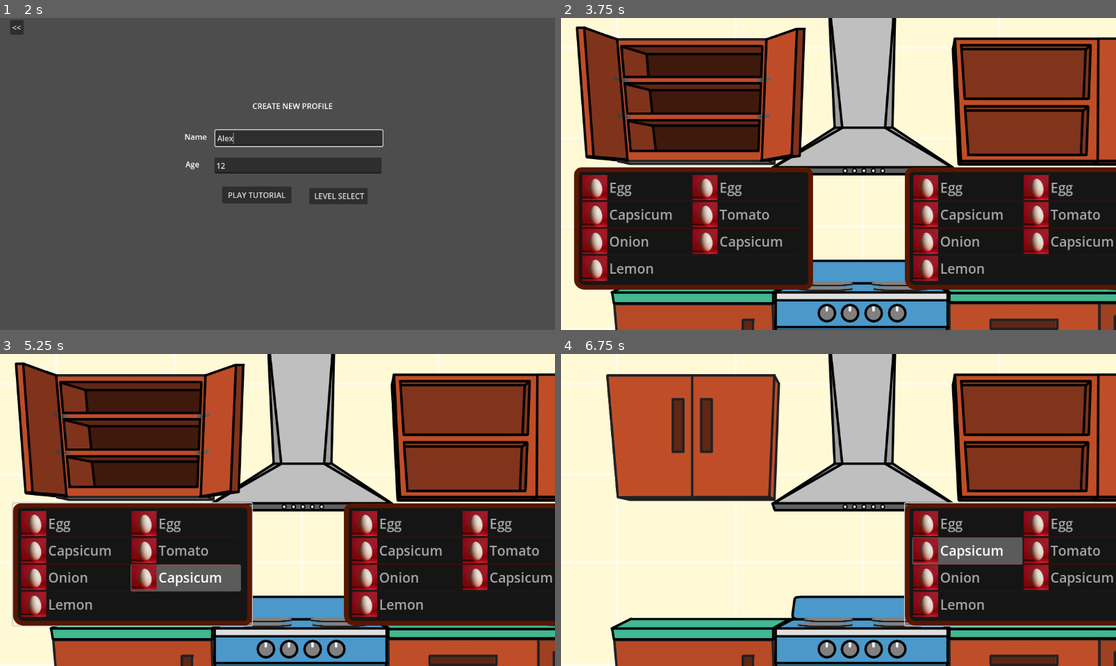
Above: before the commit, frames 1-4 (two rows, left to right).
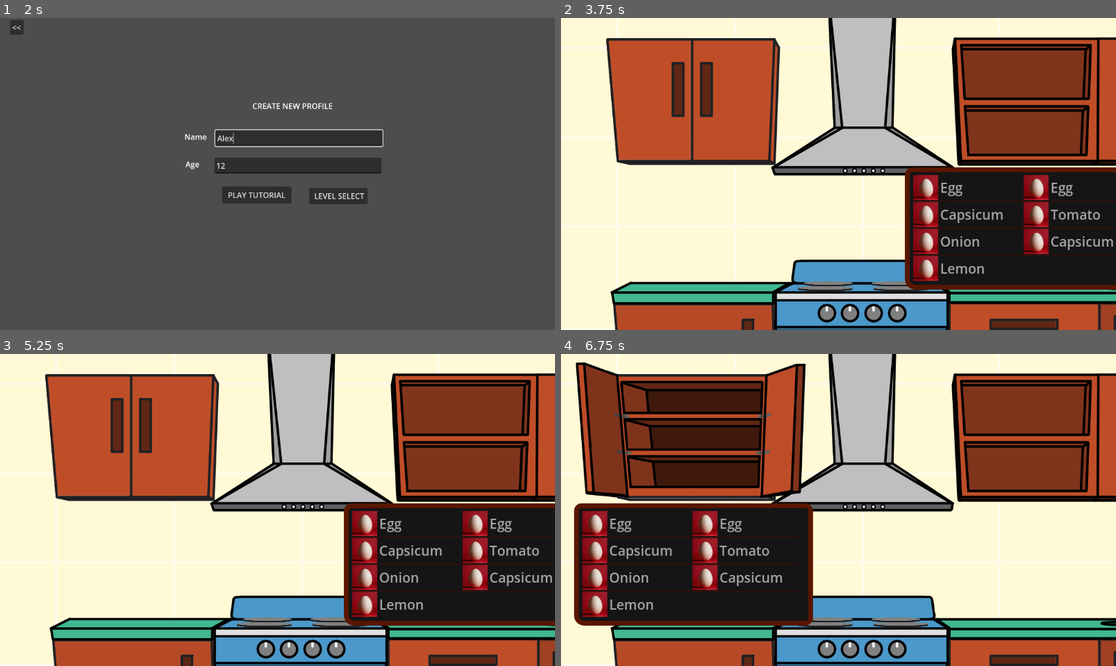
Above: after the commit, the same moments.

Repository: onhardcope/adhd-cooking-game
Game: Godot game, scene res://MainMenu/main_menu.tscn
Same seed, same stepped clock (60 frames per second), same inputs: the game is played once before the commit and once after it.
Inputs (mouse positions are in pixels of both pictures, inside the frame that each line leads up to):
- Up to frame 1 (2 s): click "NEW" at 0.5 s; click (299, 164) at 1.27 s; type "12" at 1.35 s; click (299, 139) at 1.5 s; type "Alex" at 1.58 s
- Up to frame 2 (3.75 s): click "PLAY TUTORIAL" at 2 s; tap Enter at 2.75 s; move the mouse to (694, 99) at 2.77 s; click (694, 99) at 2.92 s; tap Space at 3.5 s; move the mouse to (1027, 99) at 3.52 s; click (1027, 99) at 3.67 s
- Up to frame 3 (5.25 s): tap Enter at 4.25 s; move the mouse to (333, 441) at 4.27 s; click (333, 441) at 4.42 s; tap Space at 5 s; move the mouse to (249, 572) at 5.02 s; click (249, 572) at 5.17 s
- Up to frame 4 (6.75 s): tap Enter at 5.75 s; move the mouse to (1005, 556) at 5.77 s; click (1005, 556) at 5.92 s; tap Space at 6.5 s; move the mouse to (672, 463) at 6.52 s; click (672, 463) at 6.67 s

Frame 1 is identical in both runs. In frame 2, 30% of the frame differs, in the area x 2-46%, y 2-88%; in frame 3, 31%; in frame 4, 45%, in the area x 2-100%, y 2-88%.

Commit message:
Added ingredient transfer between the kitchen components and the selection list

Diff:
--- a/Kitchen/kitchen.gd
+++ b/Kitchen/kitchen.gd
@@ -1,5 +1,6 @@
 extends Node2D
 
+#setting up variables for each component sprite
 @onready var fridge_sprite: AnimatedSprite2D = %"Fridge"
 @onready var top_left_sprite: AnimatedSprite2D = %"TopLeft"
 @onready var top_right_sprite: AnimatedSprite2D = %"TopRight"
@@ -10,22 +11,64 @@
 @onready var bottom_middle_2_sprite: AnimatedSprite2D = %"BottomMiddle2"
 @onready var bottom_middle_1_sprite: AnimatedSprite2D = %"BottomMiddle1"
 
-
+#array of all component sprites
 @onready var all_sprites: Array = [fridge_sprite,
 								top_left_sprite, top_right_sprite, top_middle_sprite,
 								bottom_left_sprite, bottom_right_sprite,
 								bottom_middle_3_sprite, bottom_middle_2_sprite, bottom_middle_1_sprite]
 
+#setting up variable for selection_list
+@onready var selection_list: ItemList = %"SelectionList"
+
+#index of the component that is open
+#-1 if no component is open
+var open_component_idx: int = -1
 
 #opening and closing components when clicked
-func _on_animated_component_area_input_event(viewport: Node, event: InputEvent, shape_idx: int, component_sprite_idx: int) -> void:
+#showing and hiding component lists
+func _on_component_input_event(viewport: Node, event: InputEvent, shape_idx: int, component_sprite_idx: int) -> void:
 	if (event is InputEventMouseButton and event.pressed and event.button_index == MOUSE_BUTTON_LEFT):
 		var component_sprite: AnimatedSprite2D = all_sprites[component_sprite_idx]
-		var current_frame = ( component_sprite.frame + 1) % 2
-		component_sprite.set_frame_and_progress(current_frame, current_frame)
+		var component_list: ItemList = component_sprite.get_child(1)
 
-		var component_list: ItemList = component_sprite.get_child(1)
-		if (component_list.visible == true):
+		if (open_component_idx != component_sprite_idx):
+			if (open_component_idx >= 0):
+				var open_component_sprite: AnimatedSprite2D = all_sprites[open_component_idx]
+				var open_component_list: ItemList = open_component_sprite.get_child(1)
+				open_component_sprite.set_frame_and_progress(0, 0)
+				open_component_list.visible = false
+
+			component_sprite.set_frame_and_progress(1, 1)
+			component_list.visible = true
+			open_component_idx = component_sprite_idx
+
+		else:
+			component_sprite.set_frame_and_progress(0, 0)
 			component_list.visible = false
+			open_component_idx = -1
+
+#show and hide selection list on icon click
+func _on_show_selection_input_event(viewport: Node, event: InputEvent, shape_idx: int) -> void:
+	if (event is InputEventMouseButton and event.pressed and event.button_index == MOUSE_BUTTON_LEFT):
+		print("yes")
+		if (selection_list.visible):
+			selection_list.visible = false
 		else:
-			component_list.visible = true
+			selection_list.visible = true
+
+#transfer item: FROM open component TO selection list
+func _on_component_list_item_selected(index: int) -> void:
+	var open_component_list: ItemList = all_sprites[open_component_idx].get_child(1)
+	var ingredient_name: String = open_component_list.get_item_text(index)
+	var ingredient_icon: Texture2D = open_component_list.get_item_icon(index)
+	open_component_list.remove_item(index)
+	selection_list.add_item(ingredient_name, ingredient_icon)
+
+#transfer item: FROM selection list TO open component ONLY IF a component is open
+func _on_selection_list_item_clicked(index: int, at_position: Vector2, mouse_button_index: int) -> void:
+	if (open_component_idx >= 0):
+		var open_component_list: ItemList = all_sprites[open_component_idx].get_child(1)
+		var ingredient_name: String = selection_list.get_item_text(index)
+		var ingredient_icon: Texture2D = selection_list.get_item_icon(index)
+		selection_list.remove_item(index)
+		open_component_list.add_item(ingredient_name, ingredient_icon)
--- a/Kitchen/kitchen.tscn
+++ b/Kitchen/kitchen.tscn
@@ -25,6 +25,7 @@
 [ext_resource type="Texture2D" uid="uid://btdminulx32ad" path="res://Assets/Kitchen/Cupboard/bottom_middle_1_0.png" id="13_k6uhc"]
 [ext_resource type="Texture2D" uid="uid://dd2evowsfci0b" path="res://Assets/Kitchen/Cupboard/bottom_middle_1_1.png" id="14_yhxht"]
 [ext_resource type="Texture2D" uid="uid://p5h34agev3lv" path="res://Assets/Kitchen/oven_0.png" id="18_otvpp"]
+[ext_resource type="Texture2D" uid="uid://c18swsygcwxey" path="res://Assets/Kitchen/Ingredients/show_selection.png" id="27_pgrcc"]
 
 [sub_resource type="SpriteFrames" id="SpriteFrames_u2pr6"]
 animations = [{
@@ -197,6 +198,48 @@
 "name": &"default",
 "speed": 5.0
 }]
+
+[sub_resource type="SpriteFrames" id="SpriteFrames_u0f7i"]
+animations = [{
+"frames": [{
+"duration": 1.0,
+"texture": ExtResource("27_pgrcc")
+}],
+"loop": true,
+"name": &"default",
+"speed": 5.0
+}]
+
+[sub_resource type="RectangleShape2D" id="RectangleShape2D_e2gtl"]
+size = Vector2(116, 116)
+
+[sub_resource type="StyleBoxFlat" id="StyleBoxFlat_fdpb0"]
+content_margin_left = 25.0
+content_margin_top = 18.0
+content_margin_right = 25.0
+content_margin_bottom = 25.0
+bg_color = Color(0.0862745, 0.0862745, 0.0862745, 0.87451)
+border_width_left = 15
+border_width_top = 8
+border_width_right = 15
+border_width_bottom = 15
+border_color = Color(0.515097, 0.136039, 4.81308e-08, 1)
+corner_radius_bottom_right = 15
+corner_radius_bottom_left = 15
+
+[sub_resource type="StyleBoxFlat" id="StyleBoxFlat_t2t3g"]
+bg_color = Color(0.160784, 0.160784, 0.160784, 0.980392)
+border_width_left = 15
+border_width_top = 15
+border_width_right = 15
+border_width_bottom = 7
+border_color = Color(0.513726, 0.137255, 0, 1)
+corner_radius_top_left = 15
+corner_radius_top_right = 15
+
+[sub_resource type="LabelSettings" id="LabelSettings_5s0ey"]
+font_size = 45
+font_color = Color(0.76662, 0.76662, 0.76662, 1)
 
 [node name="Kitchen" type="Node2D"]
 script = ExtResource("1_e7fpt")
@@ -250,7 +293,9 @@
 
 [node name="TopRight" type="AnimatedSprite2D" parent="Cupboards"]
 unique_name_in_owner = true
+position = Vector2(-1, 0)
 sprite_frames = SubResource("SpriteFrames_fdaal")
+frame_progress = 0.345125
 centered = false
 
 [node name="TopRightArea" type="Area2D" parent="Cupboards/TopRight"]
@@ -391,12 +436,61 @@
 sprite_frames = SubResource("SpriteFrames_cncco")
 centered = false
 
-[connection signal="input_event" from="Fridge/FridgeArea" to="." method="_on_animated_component_area_input_event" binds= [0]]
-[connection signal="input_event" from="Cupboards/TopLeft/TopLeftArea" to="." method="_on_animated_component_area_input_event" binds= [1]]
-[connection signal="input_event" from="Cupboards/TopRight/TopRightArea" to="." method="_on_animated_component_area_input_event" binds= [2]]
-[connection signal="input_event" from="Cupboards/TopMiddle/TopMiddleArea" to="." method="_on_animated_component_area_input_event" binds= [3]]
-[connection signal="input_event" from="Cupboards/BottomLeft/BottomLeftArea" to="." method="_on_animated_component_area_input_event" binds= [4]]
-[connection signal="input_event" from="Cupboards/BottomRight/BottomRightArea" to="." method="_on_animated_component_area_input_event" binds= [5]]
-[connection signal="input_event" from="Cupboards/BottomMiddle3/BottomMiddle3Area" to="." method="_on_animated_component_area_input_event" binds= [6]]
-[connection signal="input_event" from="Cupboards/BottomMiddle2/BottomMiddle2Area" to="." method="_on_animated_component_area_input_event" binds= [7]]
-[connection signal="input_event" from="Cupboards/BottomMiddle1/BottomMiddle1Area" to="." method="_on_animated_component_area_input_event" binds= [8]]
+[node name="ShowSelectionSprite" type="AnimatedSprite2D" parent="."]
+unique_name_in_owner = true
+position = Vector2(1586, 82)
+sprite_frames = SubResource("SpriteFrames_u0f7i")
+
+[node name="ShowSelectionArea" type="Area2D" parent="ShowSelectionSprite"]
+
+[node name="CollisionShape2D" type="CollisionShape2D" parent="ShowSelectionSprite/ShowSelectionArea"]
+shape = SubResource("RectangleShape2D_e2gtl")
+
+[node name="SelectionList" type="ItemList" parent="."]
+unique_name_in_owner = true
+visible = false
+clip_contents = false
+offset_top = 680.0
+offset_right = 1920.0
+offset_bottom = 1080.0
+theme_override_colors/guide_color = Color(0.328503, 0.0746415, 2.40654e-08, 1)
+theme_override_constants/v_separation = 14
+theme_override_font_sizes/font_size = 46
+theme_override_styles/panel = SubResource("StyleBoxFlat_fdpb0")
+auto_height = true
+max_columns = 5
+fixed_column_width = 368
+icon_scale = 0.7
+
+[node name="Header" type="Label" parent="SelectionList"]
+layout_mode = 1
+anchors_preset = -1
+offset_top = -76.0
+offset_right = 1920.0
+offset_bottom = 9.0
+theme_override_styles/normal = SubResource("StyleBoxFlat_t2t3g")
+text = "S E L E C T E D  I T E M S"
+label_settings = SubResource("LabelSettings_5s0ey")
+horizontal_alignment = 1
+vertical_alignment = 1
+
+[connection signal="input_event" from="Fridge/FridgeArea" to="." method="_on_component_input_event" binds= [0]]
+[connection signal="item_selected" from="Fridge/FridgeList" to="." method="_on_component_list_item_selected"]
+[connection signal="input_event" from="Cupboards/TopLeft/TopLeftArea" to="." method="_on_component_input_event" binds= [1]]
+[connection signal="item_selected" from="Cupboards/TopLeft/TopLeftList" to="." method="_on_component_list_item_selected"]
+[connection signal="input_event" from="Cupboards/TopRight/TopRightArea" to="." method="_on_component_input_event" binds= [2]]
+[connection signal="item_selected" from="Cupboards/TopRight/TopRightList" to="." method="_on_component_list_item_selected"]
+[connection signal="input_event" from="Cupboards/TopMiddle/TopMiddleArea" to="." method="_on_component_input_event" binds= [3]]
+[connection signal="item_selected" from="Cupboards/TopMiddle/TopMiddleList" to="." method="_on_component_list_item_selected"]
+[connection signal="input_event" from="Cupboards/BottomLeft/BottomLeftArea" to="." method="_on_component_input_event" binds= [4]]
+[connection signal="item_selected" from="Cupboards/BottomLeft/BottomLeftList" to="." method="_on_component_list_item_selected"]
+[connection signal="input_event" from="Cupboards/BottomRight/BottomRightArea" to="." method="_on_component_input_event" binds= [5]]
+[connection signal="item_selected" from="Cupboards/BottomRight/BottomRightList" to="." method="_on_component_list_item_selected"]
+[connection signal="input_event" from="Cupboards/BottomMiddle3/BottomMiddle3Area" to="." method="_on_component_input_event" binds= [6]]
+[connection signal="item_selected" from="Cupboards/BottomMiddle3/BottomMiddle3List" to="." method="_on_component_list_item_selected"]
+[connection signal="input_event" from="Cupboards/BottomMiddle2/BottomMiddle2Area" to="." method="_on_component_input_event" binds= [7]]
+[connection signal="item_selected" from="Cupboards/BottomMiddle2/BottomMiddle2List" to="." method="_on_component_list_item_selected"]
+[connection signal="input_event" from="Cupboards/BottomMiddle1/BottomMiddle1Area" to="." method="_on_component_input_event" binds= [8]]
+[connection signal="item_selected" from="Cupboards/BottomMiddle1/BottomMiddle1List" to="." method="_on_component_list_item_selected"]
+[connection signal="input_event" from="ShowSelectionSprite/ShowSelectionArea" to="." method="_on_show_selection_input_event"]
+[connection signal="item_clicked" from="SelectionList" to="." method="_on_selection_list_item_clicked"]
--- a/MainMenu/main_menu.gd
+++ b/MainMenu/main_menu.gd
@@ -1,7 +1,7 @@
 extends Node2D
 
 func _ready() -> void:
-	DisplayServer.window_set_mode(DisplayServer.WINDOW_MODE_EXCLUSIVE_FULLSCREEN)
+	DisplayServer.window_set_mode(DisplayServer.WINDOW_MODE_FULLSCREEN)
 
 func _on_new_pressed() -> void:
 	get_tree().change_scene_to_file("res://CreateSave/create_save.tscn")
--- /dev/null
+++ b/selection_list_template.tscn
@@ -0,0 +1,88 @@
+[gd_scene load_steps=5 format=3 uid="uid://b327k5lwki7lq"]
+
+[ext_resource type="Texture2D" uid="uid://gmpofcrtpnyh" path="res://Assets/Kitchen/Ingredients/egg_temp.png" id="1_oghhn"]
+
+[sub_resource type="StyleBoxFlat" id="StyleBoxFlat_fdpb0"]
+content_margin_left = 25.0
+content_margin_top = 18.0
+content_margin_right = 25.0
+content_margin_bottom = 25.0
+bg_color = Color(0.08469, 0.0846899, 0.0846899, 1)
+border_width_left = 15
+border_width_top = 8
+border_width_right = 15
+border_width_bottom = 15
+border_color = Color(0.515097, 0.136039, 4.81308e-08, 1)
+corner_radius_bottom_right = 15
+corner_radius_bottom_left = 15
+
+[sub_resource type="StyleBoxFlat" id="StyleBoxFlat_t2t3g"]
+bg_color = Color(0.162066, 0.162066, 0.162066, 1)
+border_width_left = 15
+border_width_top = 15
+border_width_right = 15
+border_width_bottom = 7
+border_color = Color(0.513726, 0.137255, 0, 1)
+corner_radius_top_left = 15
+corner_radius_top_right = 15
+
+[sub_resource type="LabelSettings" id="LabelSettings_5s0ey"]
+font_size = 45
+font_color = Color(0.76662, 0.76662, 0.76662, 1)
+
+[node name="SelectionList" type="ItemList"]
+clip_contents = false
+offset_top = 680.0
+offset_right = 1920.0
+offset_bottom = 1080.0
+theme_override_colors/guide_color = Color(0.328503, 0.0746415, 2.40654e-08, 1)
+theme_override_constants/v_separation = 14
+theme_override_font_sizes/font_size = 46
+theme_override_styles/panel = SubResource("StyleBoxFlat_fdpb0")
+auto_height = true
+item_count = 15
+max_columns = 5
+fixed_column_width = 368
+icon_scale = 0.7
+item_0/text = "Capsicum"
+item_0/icon = ExtResource("1_oghhn")
+item_1/text = "Capsicum"
+item_1/icon = ExtResource("1_oghhn")
+item_2/text = "Capsicum"
+item_2/icon = ExtResource("1_oghhn")
+item_3/text = "Capsicum"
+item_3/icon = ExtResource("1_oghhn")
+item_4/text = "Capsicum"
+item_4/icon = ExtResource("1_oghhn")
+item_5/text = "Capsicum"
+item_5/icon = ExtResource("1_oghhn")
+item_6/text = "Capsicum"
+item_6/icon = ExtResource("1_oghhn")
+item_7/text = "Capsicum"
+item_7/icon = ExtResource("1_oghhn")
+item_8/text = "Capsicum"
+item_8/icon = ExtResource("1_oghhn")
+item_9/text = "Capsicum"
+item_9/icon = ExtResource("1_oghhn")
+item_10/text = "Capsicum"
+item_10/icon = ExtResource("1_oghhn")
+item_11/text = "Capsicum"
+item_11/icon = ExtResource("1_oghhn")
+item_12/text = "Capsicum"
+item_12/icon = ExtResource("1_oghhn")
+item_13/text = "Capsicum"
+item_13/icon = ExtResource("1_oghhn")
+item_14/text = "Capsicum"
+item_14/icon = ExtResource("1_oghhn")
+
+[node name="Header" type="Label" parent="."]
+layout_mode = 1
+anchors_preset = -1
+offset_top = -76.0
+offset_right = 1920.0
+offset_bottom = 9.0
+theme_override_styles/normal = SubResource("StyleBoxFlat_t2t3g")
+text = "S E L E C T E D  I T E M S"
+label_settings = SubResource("LabelSettings_5s0ey")
+horizontal_alignment = 1
+vertical_alignment = 1
Binary file added: Assets/Kitchen/Ingredients/show_selection.png
Not shown, added: Assets/Kitchen/Ingredients/show_selection.png.import
Not shown: 1 places in Kitchen/kitchen.tscn that only renumber resources
